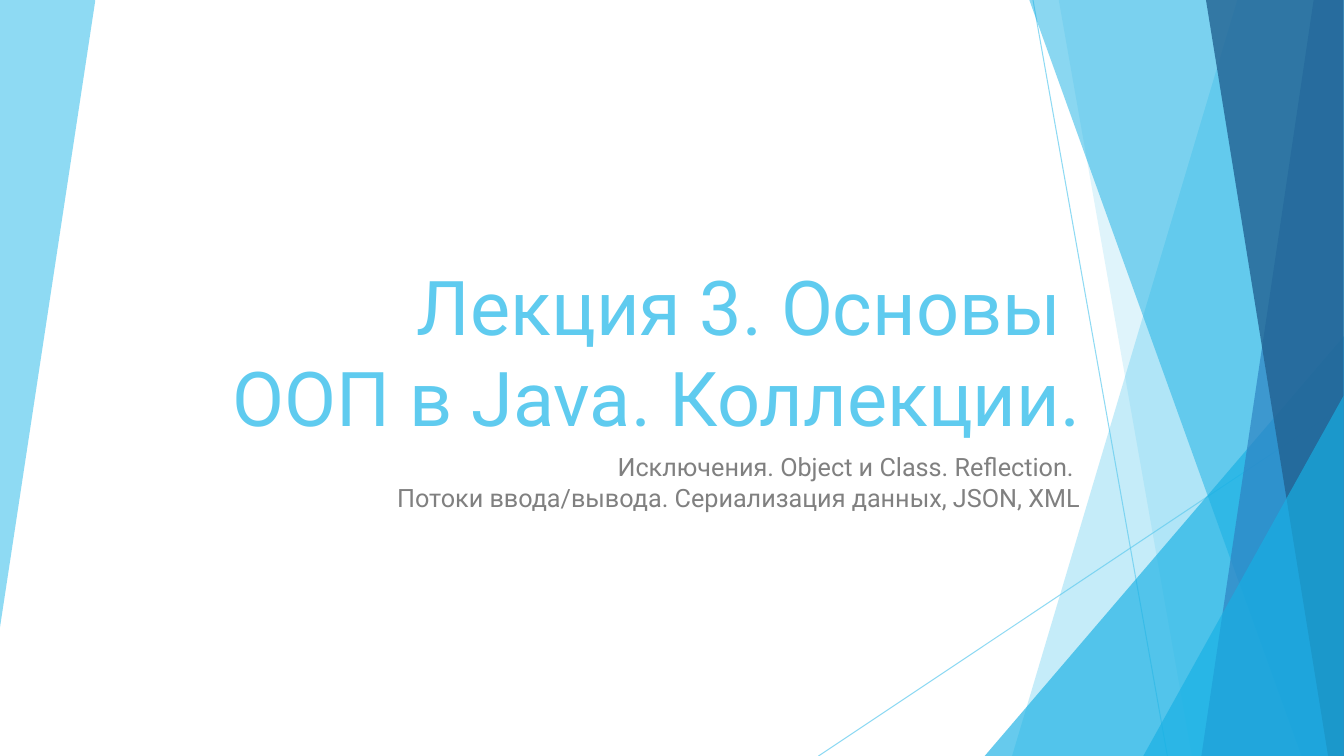
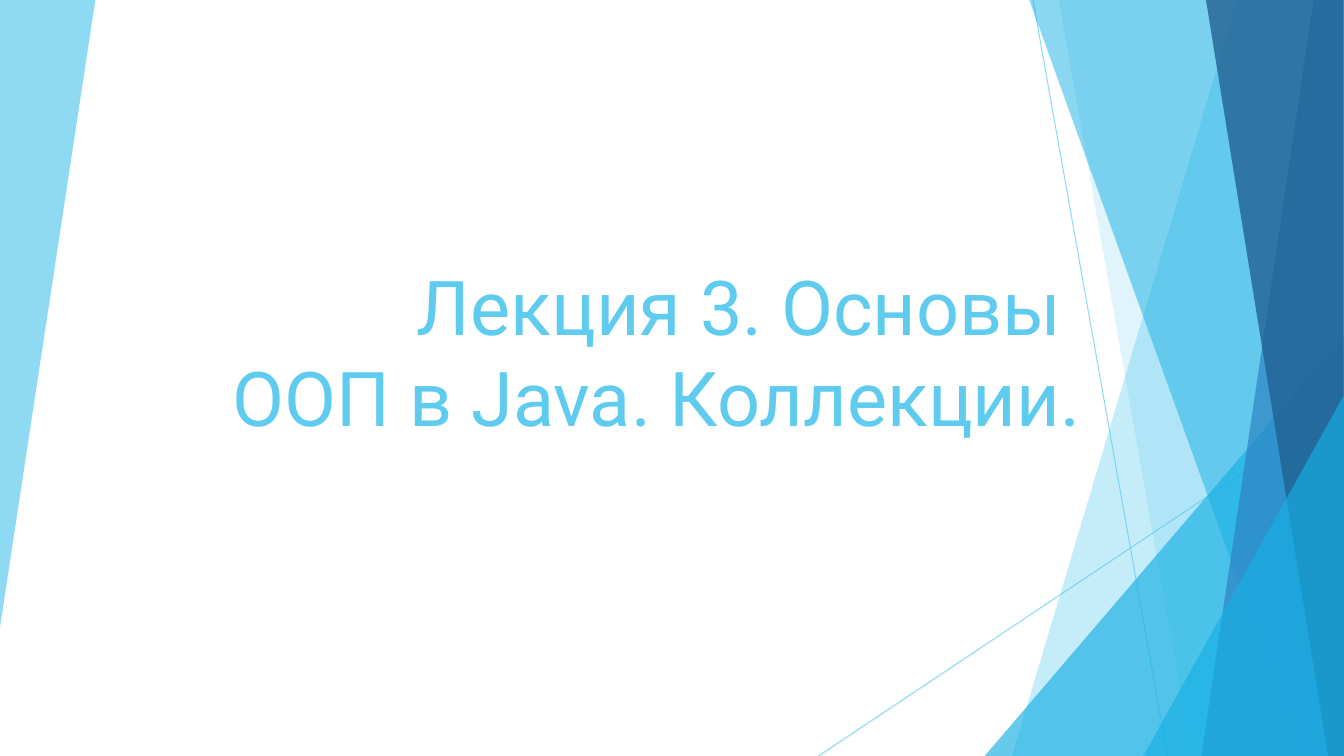
Before and after one commit to vvsirius/Presentations, a slide deck: slide 1 of 03. Java.pptx. Drawn at 1344x756 pixels with LibreOffice and Linux fonts; fonts in the diff are those of the drawing. Boxes give left, top, right and bottom in pixels: in the first picture for what was removed or moved away, otherwise in the second. Text is boxed around its words. In the diff, an @@ line names an element or a change of style, - is before the commit and + after.

```diff
--- a/03. Java.pptx
+++ b/03. Java.pptx
@@ subtitle removed at bbox=[397, 457, 1079, 512] @@
-Исключения. Object и Class. Reflection.
-Потоки ввода/вывода. Сериализация данных, JSON, XML
```
Also in this commit, not shown: 35 slides added, 38 slides removed, 15 other files.
